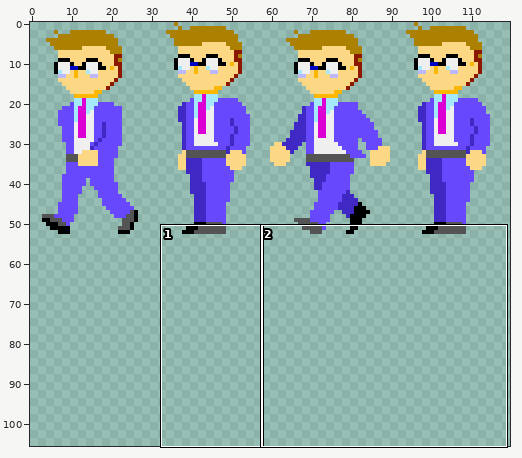
Sprite sheet: Art Assets/Obstacles/businessman - small.png. Above, an overview of the earlier version with the close-up marked.
Close-up. The starting point:
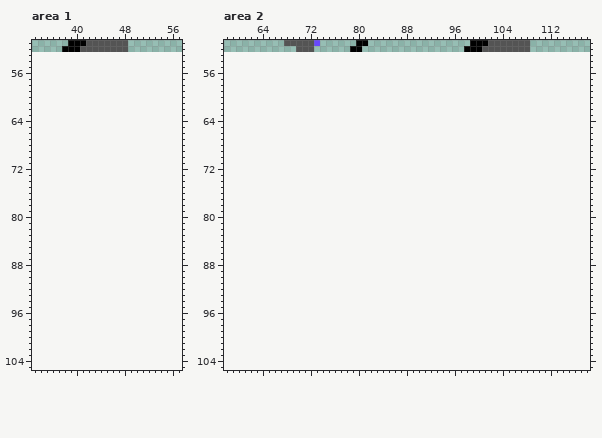
The file is 120x53 pixels. Shown: area 1: x 33..57, y 51..105; area 2: x 58..118, y 51..105. The old version is drawn lined up with the new one, on the new canvas. The commit also changed other parts of the picture, which this record leaves out.
After the commit:
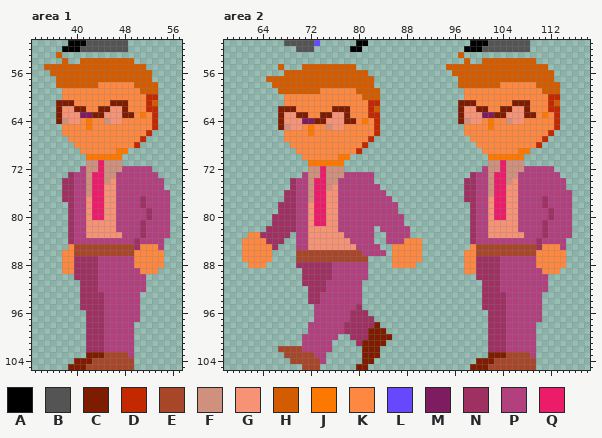
Palette (. is transparent): A #000000  B #545454  C #7e1c00  D #c42800  E #a8462a  F #d0907e  G #f69377  H #d45c00  J #fc7800  K #fc8842  L #6848fc  M #7e1c62  N #9e3062  P #b2407e  Q #ec1c6a
The edit:
canvas 120x53 -> 120x106
Changed rows in their new state; - is an unchanged pixel.
Area 1:
first column x 35:
 53 --H------------------
 54 ---H--HHHHHHHHH------
 55 HHHHHHHHHHHHHHHHH----
 56 -HHHHHHHHHHHHHHHHH---
 57 --HHHHHHHHHHHHHHHH---
 58 --HHHHHHHKKKKKKHHHH--
 59 ---KKKKKKKKKKKKKHHH--
 60 ---KKKKKKKKKKKKKKDD--
 61 --CCCKKKKKKCCCKKKDH--
 62 --CGGCCKKCCGGCKKKDD--
 63 --CGGGMMCCGGGCCKJKD--
 64 --CFGGKJKKFGGKKKKKD--
 65 ---KKKKJKKKKKKKKKKD--
 66 ---KKKKKKKKKKKKKKD---
 67 ----KKKKKKKKKKKKD----
 68 -----KKKKKKKKKKD-----
 69 ------KKKKKKJJ-------
 70 -------JJJJJJ--------
 71 -------FFQFFF--------
 72 ------PFFQFFFPPPPP---
 73 ----NPPFQQFFPPPPPPP--
 74 ---NNPPFQQFGPPPPPPPP-
 75 ---NNPPFQQGGPPPPPPPP-
 76 ---NNPPFQQGGPPPPPPPPP
 77 ---NNPPGQQGGPPPPNPPPP
 78 ----NPPGQQGGPPPPNPPPP
 79 ----NPPGQQGGPPPPPNPPP
 80 ----NPPGQQGGPPPPPNPPP
 81 ----NPPGGGGGPPPPNPPPP
 82 ----NPPGGGGGPPPPNPPPP
 83 ----NPPGGGGGGPPPNPPPP
 84 ----NPPPPPPPPPPNPPPP-
 85 ----KEEEEEEEEEENKKKP-
 86 ---KKEEEEEEEEEEKKKKK-
 87 ---KKNNNNPPPPPPKKKKK-
 88 ---KKNNNNPPPPPPKKKKK-
 89 ---KKNNNNPPPPPPPKKK--
 90 -----NNNNPPPPPPPP----
 91 ------NNNPPPPPPPP----
 92 ------NNNPPPPPPPP----
 93 ------NNNNPPPPPP-----
 94 ------NNNNPPPPPP-----
 95 ------NNNNPPPPPP-----
 96 -------NNNPPPPPP-----
 97 -------NNNPPPPPP-----
 98 -------NNNPPPPP------
 99 -------NNNPPPPP------
100 -------NNNPPPPP------
101 -------NNNPPPPP------
102 -------NNNPPPPP------
103 -------CCCEEEEP------
104 -----CCCEEEEEEE------
105 ----CCCEEEEEEEE------
Area 2:
first column x 61:
 53 ------------------------------------H------------------
 54 -------------------------------------H--HHHHHHHHH------
 55 ------H---HHHHHHHHH---------------HHHHHHHHHHHHHHHHH----
 56 -------HHHHHHHHHHHHHH--------------HHHHHHHHHHHHHHHHH---
 57 ----HHHHHHHHHHHHHHHHHH--------------HHHHHHHHHHHHHHHH---
 58 -----HHHHHHHHHHHHHHHHH--------------HHHHHHHKKKKKKHHHH--
 59 ------HHHHHHHKKKKKKHHHH--------------KKKKKKKKKKKKKHHH--
 60 -------KKKKKKKKKKKKKHHH--------------KKKKKKKKKKKKKKDD--
 61 -------KKKKKKKKKKKKKKDD-------------CCCKKKKKKCCCKKKDH--
 62 ------CCCKKKKKKCCCKKKDH-------------CGGCCKKCCGGCKKKDD--
 63 ------CGGCCKKCCGGCKKKDD-------------CGGGMMCCGGGCCKJKD--
 64 ------CGGGMMCCGGGCCKJKD-------------CFGGKJKKFGGKKKKKD--
 65 ------CFGGKJKKFGGKKKKKD--------------KKKKJKKKKKKKKKKD--
 66 -------KKKKJKKKKKKKKKKD--------------KKKKKKKKKKKKKKD---
 67 -------KKKKKKKKKKKKKKD----------------KKKKKKKKKKKKD----
 68 --------KKKKKKKKKKKKD------------------KKKKKKKKKKD-----
 69 ---------KKKKKKKKKKD--------------------KKKKKKJJ-------
 70 ----------KKKKKKJJ-----------------------JJJJJJ--------
 71 -----------JJJJJJ------------------------FFQFFF--------
 72 -----------FFQFFF-----------------------PFFQFFFPPPPP---
 73 ----------PFFQFFFPPPPP----------------NPPFQQFFPPPPPPP--
 74 --------NPPFQQFFPPPPPP---------------NNPPFQQFGPPPPPPPP-
 75 --------NPPFQQFGPPPPPPP--------------NNPPFQQGGPPPPPPPP-
 76 -------NNPPFQQGGPPPPPPPP-------------NNPPFQQGGPPPPPPPPP
 77 -------NNPPFQQGGPPPPPPPPP------------NNPPGQQGGPPPPNPPPP
 78 ------NNNPPGQQGGPPPPPPPPPP------------NPPGQQGGPPPPNPPPP
 79 ------NNNPPGQQGGPPPPPPPPPP------------NPPGQQGGPPPPPNPPP
 80 -----NNNNPPGQQGGPPPPPPPPPPP-----------NPPGQQGGPPPPPNPPP
 81 -----NNNNPPGQQGGPPPPPPPPPPP-----------NPPGGGGGPPPPNPPPP
 82 ----NNNNNPPGGGGGPPPPPP-PPPPP----------NPPGGGGGPPPPNPPPP
 83 -KKNNNNN-PPGGGGGGPPPPP--PPPP----------NPPGGGGGGPPPNPPPP
 84 KKKKNNN--PPGGGGGGGPPPP--PPPKKK--------NPPPPPPPPPPNPPPP-
 85 KKKKKN---PPGGGGGGGGPPPP--KKKKK--------KEEEEEEEEEENKKKP-
 86 KKKKK----EEEEEEEEEEEPPPP-KKKKK-------KKEEEEEEEEEEKKKKK-
 87 KKKKK----EEEEEEEEEEEE----KKKKK-------KKNNNNPPPPPPKKKKK-
 88 -KKK-----NNNNNNPPPPPP----KKKK--------KKNNNNPPPPPPKKKKK-
 89 ----------NNNNNPPPPPP----------------KKNNNNPPPPPPPKKK--
 90 ----------NNNNNPPPPPP------------------NNNNPPPPPPPP----
 91 ----------NNNNPPPPPP--------------------NNNPPPPPPPP----
 92 -----------NNNPPPPPP--------------------NNNPPPPPPPP----
 93 -----------NNPPPPPPP--------------------NNNNPPPPPP-----
 94 -----------NNPPPPPPP--------------------NNNNPPPPPP-----
 95 ------------PPPPPPPN--------------------NNNNPPPPPP-----
 96 ------------PPPPPPNNN--------------------NNNPPPPPP-----
 97 ------------PPPPPPNNNN-------------------NNNPPPPPP-----
 98 -----------PPPPPPNNNNNC------------------NNNPPPPP------
 99 -----------PPPPPPNNNNCCC-----------------NNNPPPPP------
100 ----------PPPPPP--NNNCCCC----------------NNNPPPPP------
101 ----------PPPPP----NCCCC-----------------NNNPPPPP------
102 ------EEEEPPPPP-----CCC------------------NNNPPPPP------
103 -------EEEEEPP------CCC------------------CCCEEEEP------
104 --------EEEEEP------CC-----------------CCCEEEEEEE------
105 ----------EEE------CC-----------------CCCEEEEEEEE------
Boxes around the changes in both close-ups, in picture pixels (x1, y1, x2, y2):
added: (44, 52, 170, 370)
added: (446, 52, 572, 370)
added: (242, 64, 422, 370)
